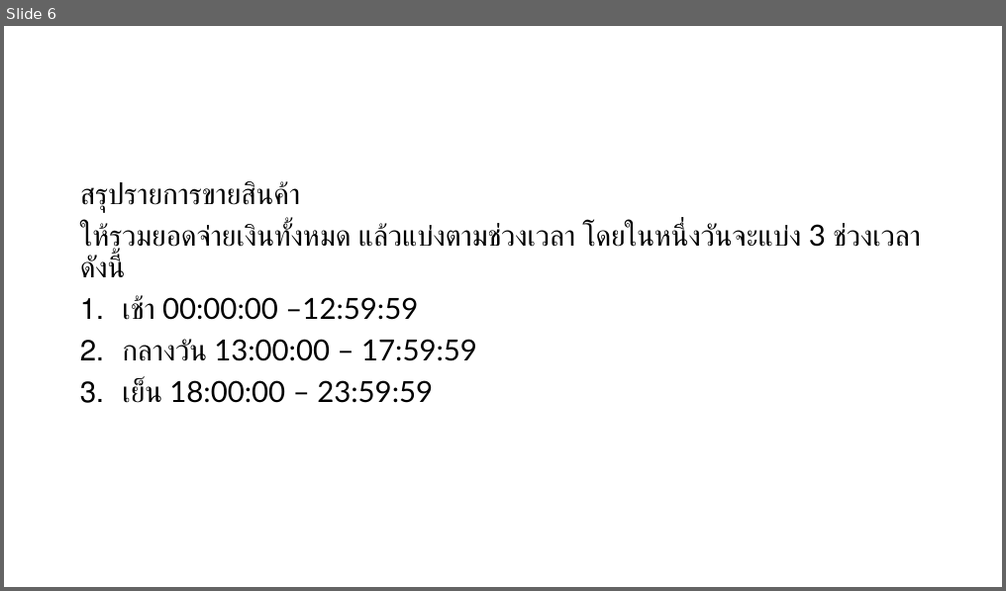
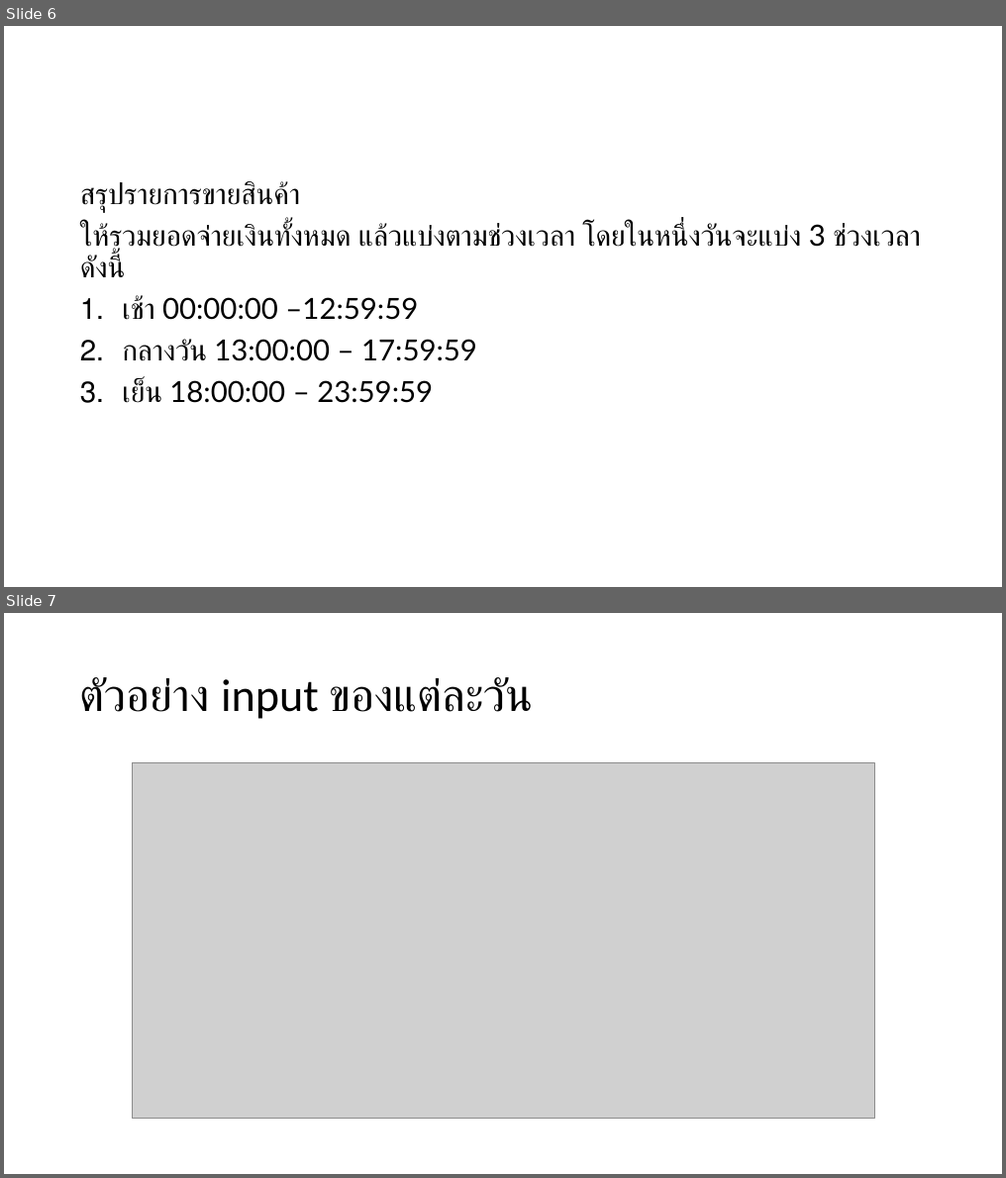
Before and after one commit to NaPryder/apply-python-openpyxl, a slide deck: Class project 3 - monitoring daily report/project-requirement.pptx. Shown one above the other, each under a label of ours: slide 6 before the commit, slides 6 and 7 after it. The pictures are 1006x591 and 1006x1178 pixels, drawn with LibreOffice and Linux fonts; fonts in the diff are those of the drawing; grey boxes stand for pictures. Boxes give left, top, right and bottom in pixels: in the first picture for what was removed or moved away, otherwise in the second. Text is boxed around its words. In the diff, an @@ line names an element or a change of style, - is before the commit and + after.

```diff
--- a/Class project 3 - monitoring daily report/project-requirement.pptx
+++ b/Class project 3 - monitoring daily report/project-requirement.pptx
@@ slide 7 added at (4, 613, 1002, 1174), background #FFFFFF @@
@@ title added at (80, 677, 533, 719), 44 pt, text #000000 @@
+ตัวอย่าง input ของแต่ละวัน
@@ picture added at (132, 762, 874, 1119) @@
```
Also in this commit, not shown: 1 other slide added, 1 slide removed.
